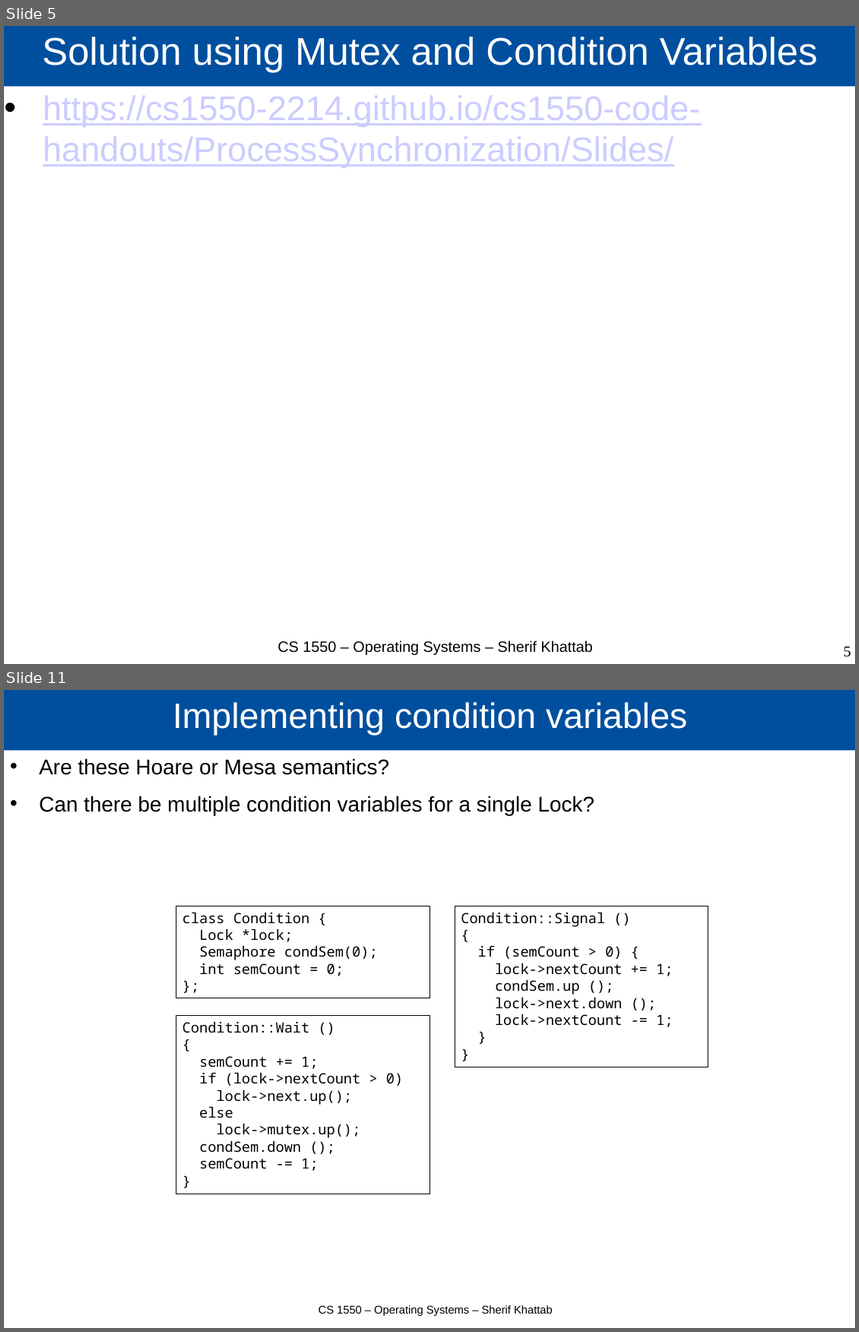
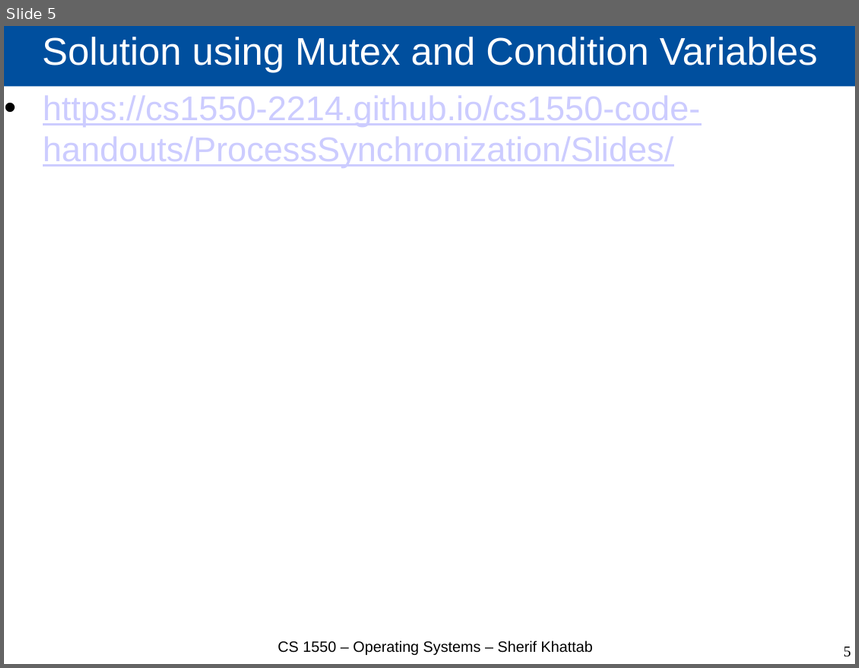
Before and after one commit to cs1550-2244/cs1550-code-handouts, a slide deck: DraftSlides/Lecture12.pptx. Shown one above the other, each under a label of ours: slides 5 and 11 before the commit, slide 5 after it; the slides between them are not shown. The pictures are 859x1332 and 859x668 pixels, drawn with LibreOffice and Linux fonts; fonts in the diff are those of the drawing. Boxes give left, top, right and bottom in pixels: in the first picture for what was removed or moved away, otherwise in the second. Text is boxed around its words. In the diff, an @@ line names an element or a change of style, - is before the commit and + after.

```diff
--- a/DraftSlides/Lecture12.pptx
+++ b/DraftSlides/Lecture12.pptx
@@ slide 11 removed at (4, 690, 855, 1328), background #FFFFFF @@
@@ title removed at (4, 690, 855, 751) @@
-Implementing condition variables
@@ text removed at (39, 758, 595, 815) @@
-• Are these Hoare or Mesa semantics?
-• Can there be multiple condition variables for a single Lock?
@@ rectangle removed at (177, 907, 430, 999) @@
-class Condition {
-Lock *lock;
-Semaphore condSem(0);
-int semCount = 0;
-};
@@ rectangle removed at (455, 907, 709, 1067) @@
-Condition::Signal ()
-{
-if (semCount > 0) {
-lock->nextCount += 1;
-condSem.up ();
-lock->next.down ();
-lock->nextCount -= 1;
-}
-}
@@ rectangle removed at (177, 1016, 430, 1195) @@
-Condition::Wait ()
-{
-semCount += 1;
-if (lock->nextCount > 0)
-lock->next.up();
-else
-lock->mutex.up();
-condSem.down ();
-semCount -= 1;
-}
@@ text removed at (319, 1306, 553, 1316) @@
-CS 1550 – Operating Systems – Sherif Khattab
```
Also in this commit, not shown: 1 slide changed, 47 other slides removed, 3 other files.
